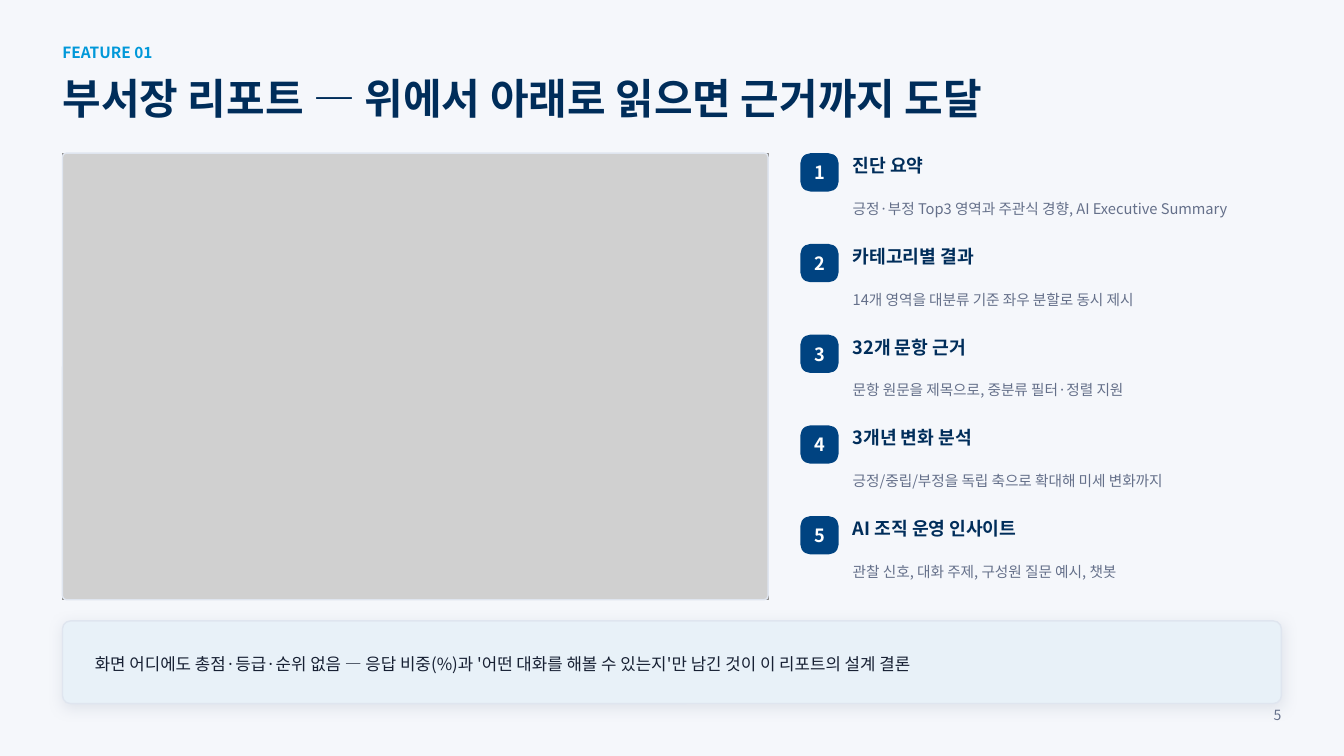
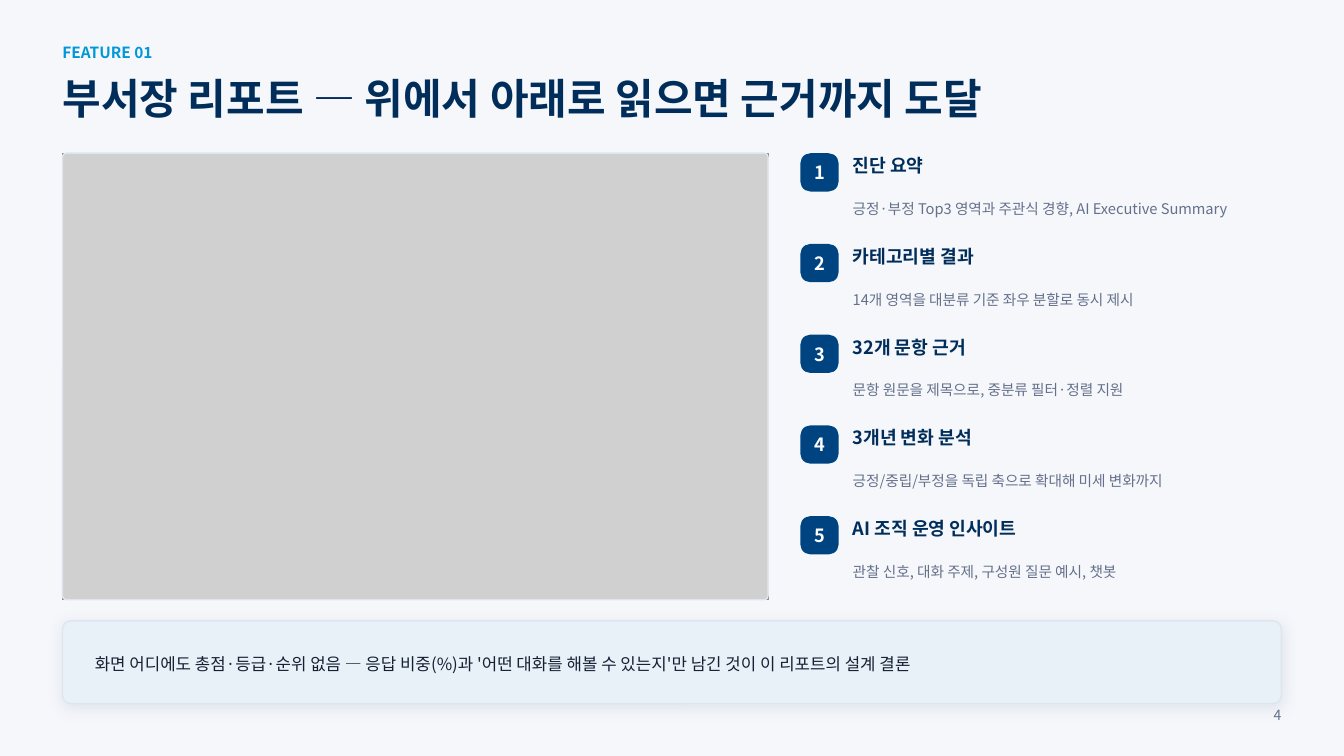
Before and after one commit to frypanegg/AI_PJT, a slide deck: slide 5 of Org_health_diag/docs/2026_조직건강도_AI_Agent_수행결과.pptx (slide 6 before the commit). Drawn at 1344x756 pixels with LibreOffice and Linux fonts; fonts in the diff are those of the drawing; grey boxes stand for pictures. Boxes give left, top, right and bottom in pixels: in the first picture for what was removed or moved away, otherwise in the second. Text is boxed around its words. In the diff, an @@ line names an element or a change of style, - is before the commit and + after.

```diff
--- a/Org_health_diag/docs/2026_조직건강도_AI_Agent_수행결과.pptx
+++ b/Org_health_diag/docs/2026_조직건강도_AI_Agent_수행결과.pptx
@@ text at [1274,710,1282,720]: text changed @@
-5
+4
```
Also in this commit, not shown: 5 other slides changed, 1 slide removed.
